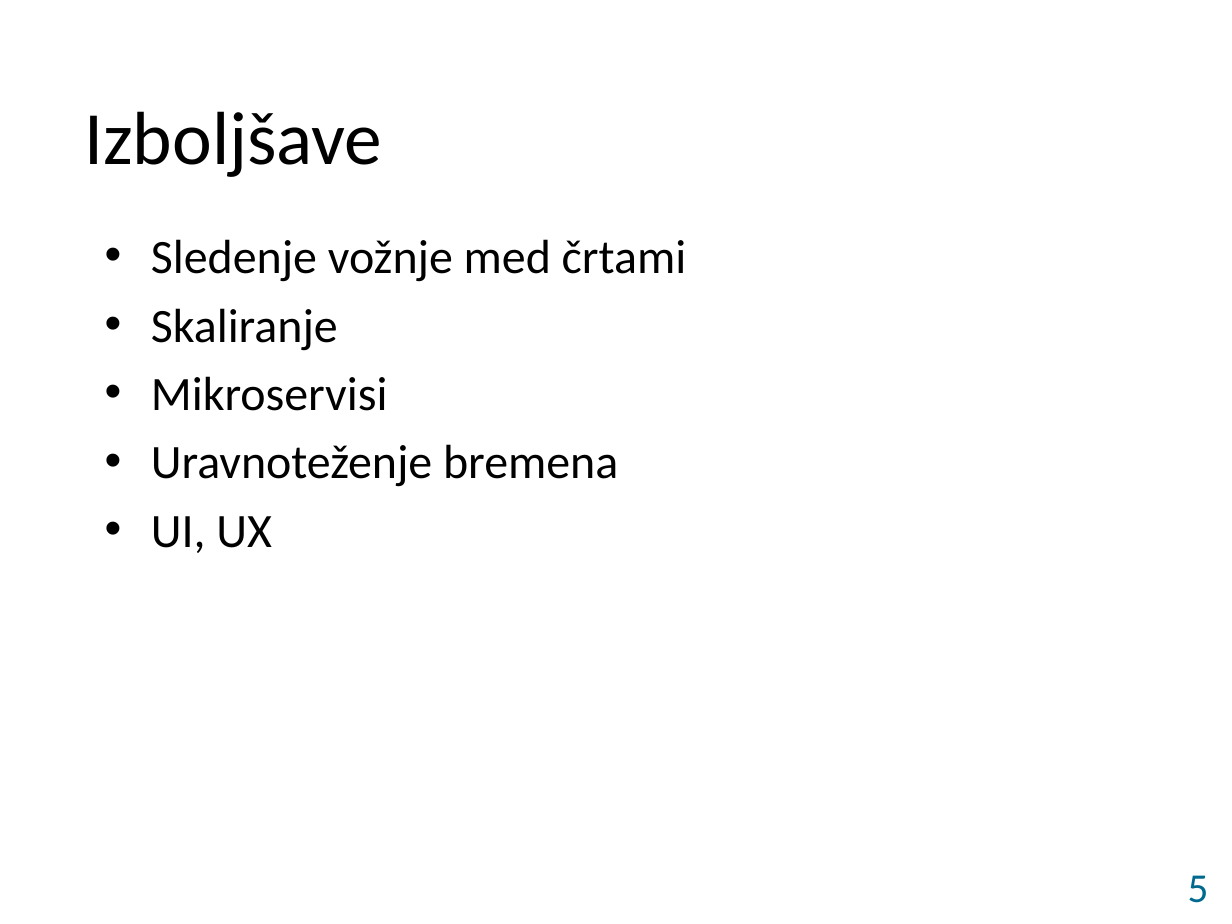
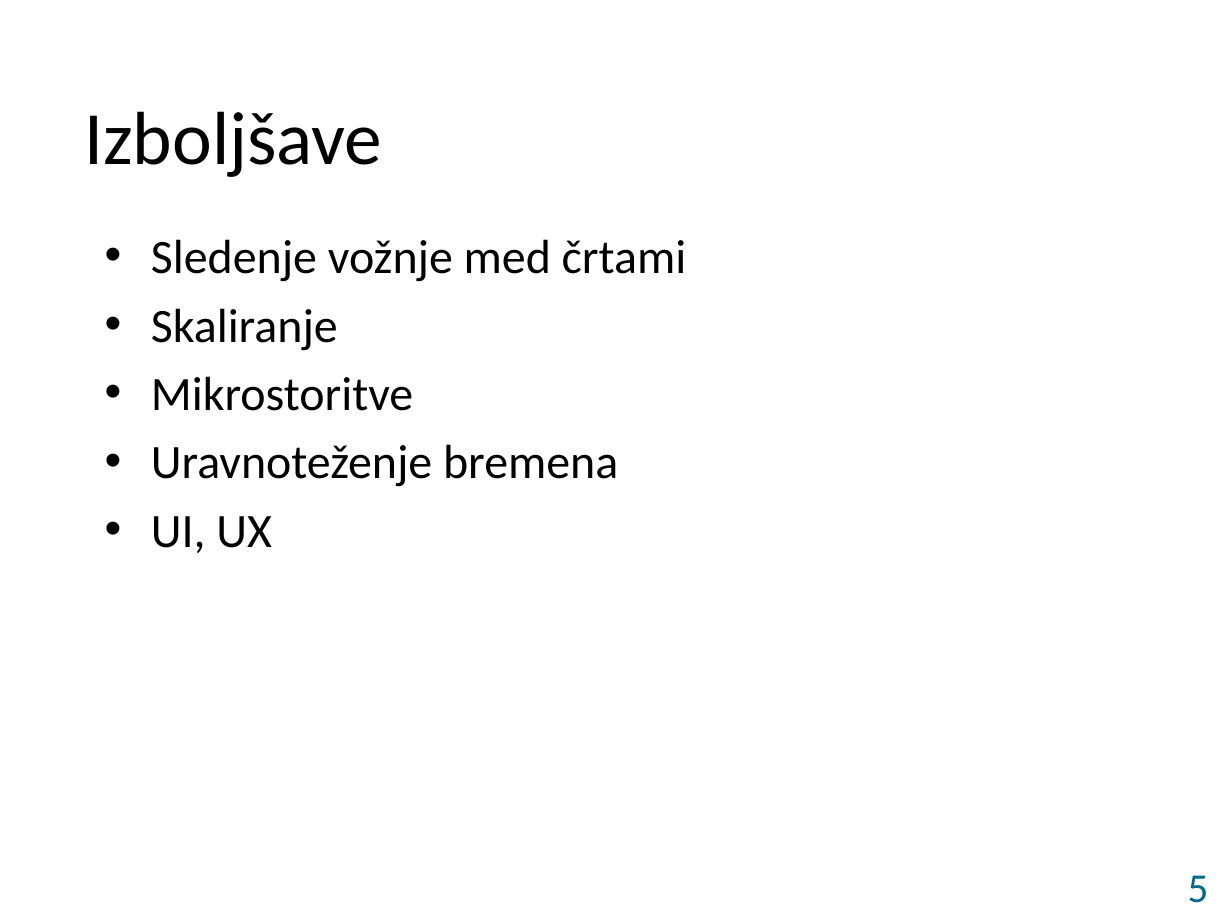
Before and after one commit to david-slatinek/rt21, a slide deck: slide 5 of documents/final-presentation/presentation.odp. Drawn at 1232x924 pixels with LibreOffice and Linux fonts; fonts in the diff are those of the drawing; background and template pictures are left out. Boxes give left, top, right and bottom in pixels: in the first picture for what was removed or moved away, otherwise in the second. Text is boxed around its words. In the diff, an @@ line names an element or a change of style, - is before the commit and + after.

```diff
--- a/documents/final-presentation/presentation.odp
+++ b/documents/final-presentation/presentation.odp
@@ text at (x1=151, y1=376, x2=413, y2=411): text changed @@
-• Mikroservisi
+• Mikrostoritve
```
Also in this commit, not shown: 1 other slide changed, 2 other files.
